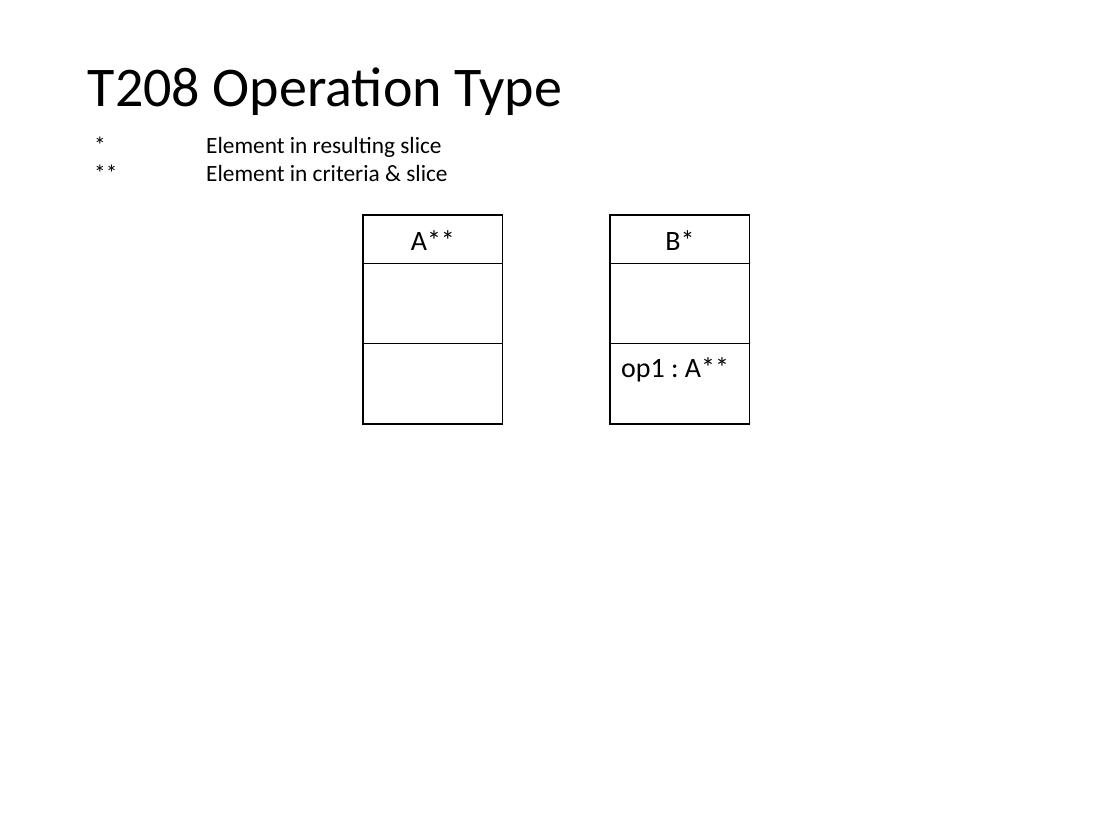
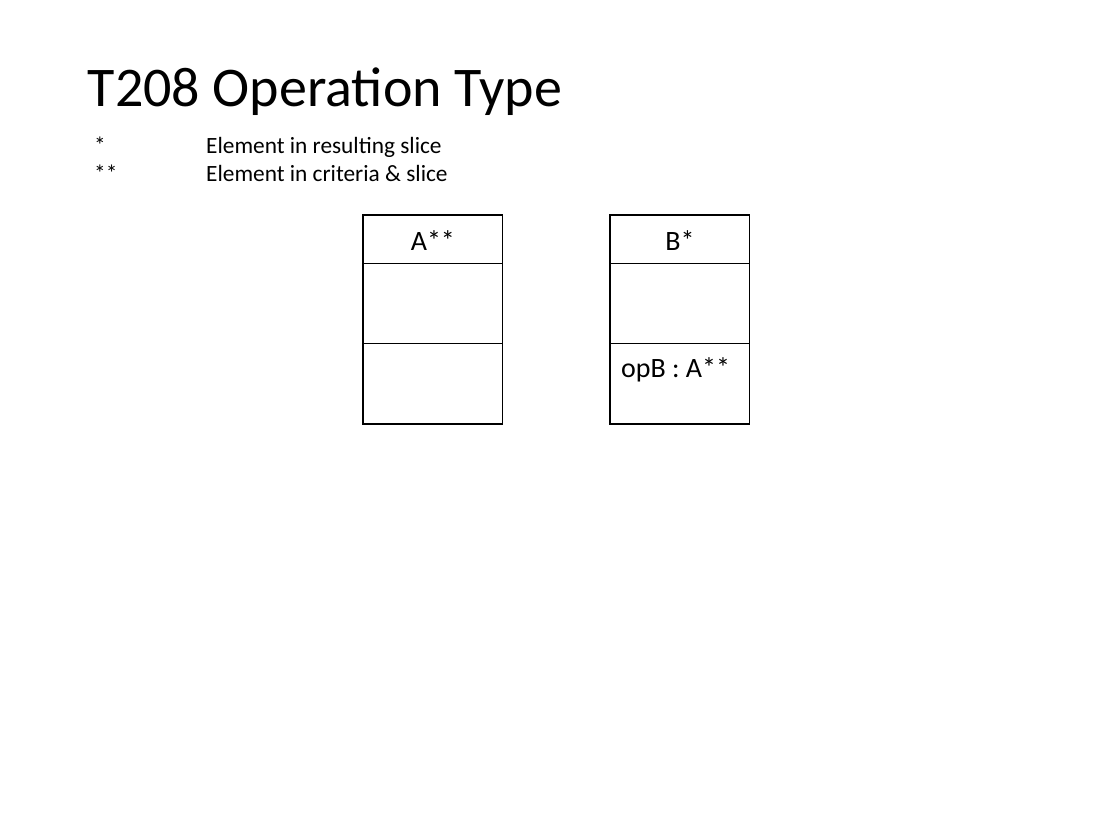
Before and after one commit to nlsfung/MMINT_Examples, a slide deck: slide 30 of CDSliceTestSuite/TestSuite.ppt. Drawn at 1120x840 pixels with LibreOffice and Linux fonts; fonts in the diff are those of the drawing. Boxes give left, top, right and bottom in pixels: in the first picture for what was removed or moved away, otherwise in the second. Text is boxed around its words. In the diff, an @@ line names an element or a change of style, - is before the commit and + after.

```diff
--- a/CDSliceTestSuite/TestSuite.ppt
+++ b/CDSliceTestSuite/TestSuite.ppt
@@ text in rectangle at (x1=621, y1=357, x2=730, y2=382): text changed @@
-op1 : A**
+opB : A**
```
Also in this commit, not shown: 14 other slides changed, 2 other files.
